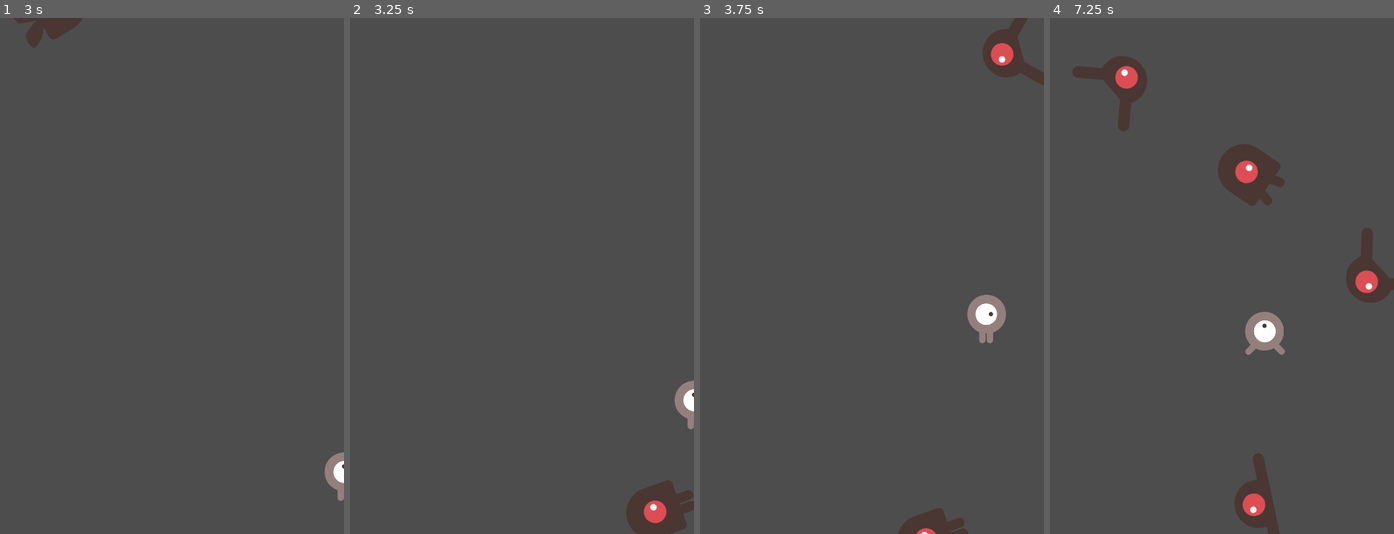
Above: before the commit, frames 1-4 (left to right).
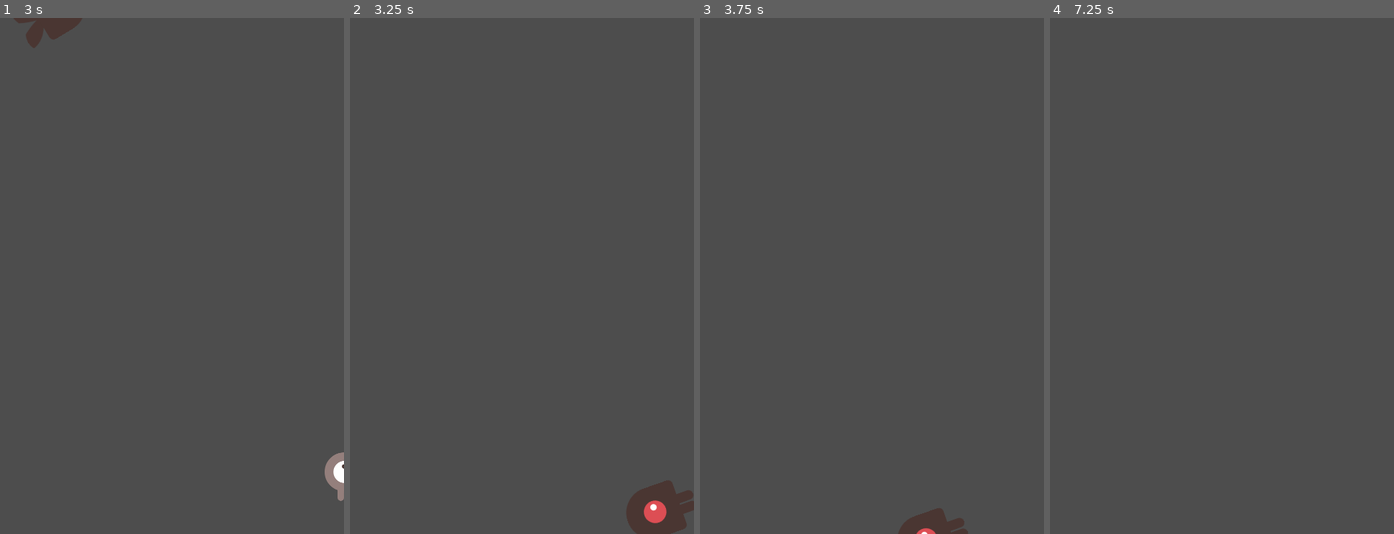
Above: after the commit, the same moments.

Repository: brenoASantana/dodge-the-creeps
Game: Godot game, scene res://main.tscn
Two runs of this game, one before a commit and one after it. Both use one fixed random seed, a clock stepped at 60 frames per second and the inputs below.
Inputs:
- Up to frame 1 (3 s): tap Enter at 0.5 s; hold Right (move_right) 0.53-1.28 s; hold Down (move_down) 1.28-2.03 s; hold Right (move_right) 2.03-2.78 s; hold Up (move_up) from 2.78 s (still down)
- Up to frame 2 (3.25 s): keep holding Up (move_up)
- Up to frame 3 (3.75 s): release Up (move_up) at 3.53 s; hold Left (move_left) from 3.53 s (still down)
- Up to frame 4 (7.25 s): release Left (move_left) at 5.03 s; hold Down (move_down) 5.03-5.78 s; hold Right (move_right) 5.78-6.53 s; hold Up (move_up) from 6.53 s (still down)

Frame 1 is identical in both runs. In frame 2, 0.4% of the frame differs, in the area x 94-100%, y 70-80%; in frame 3, 1.8%; in frame 4, 5.5%, in the area x 6-100%, y 7-100%.

Commit message:
fix: adjust player collision and mob shape

Diff:
--- a/main.gd
+++ b/main.gd
@@ -7,9 +7,8 @@
 func _ready() -> void:
 	new_game()
 
-
 # Called every frame. 'delta' is the elapsed time since the previous frame.
-func _process(delta: float) -> void:
+func _process(_delta: float) -> void:
 	pass
 
 
--- a/mob.gd
+++ b/mob.gd
@@ -8,7 +8,7 @@
 	$AnimatedSprite2D.play()
 
 # Called every frame. 'delta' is the elapsed time since the previous frame.
-func _process(delta: float) -> void:
+func _process(_delta: float) -> void:
 	pass
 
 
--- a/mob.tscn
+++ b/mob.tscn
@@ -44,6 +44,9 @@
 "speed": 3.0
 }]
 
+[sub_resource type="CircleShape2D" id="CircleShape2D_1qmh0"]
+radius = 41.0
+
 [node name="Mob" type="RigidBody2D" unique_id=1849379009]
 collision_mask = 0
 gravity_scale = 0.0
@@ -56,6 +59,7 @@
 animation = &"fly"
 
 [node name="CollisionShape2D" type="CollisionShape2D" parent="." unique_id=1926640624]
+shape = SubResource("CircleShape2D_1qmh0")
 
 [node name="VisibleOnScreenNotifier2D" type="VisibleOnScreenNotifier2D" parent="." unique_id=717469102]
 
--- a/player.gd
+++ b/player.gd
@@ -10,10 +10,9 @@
 	screen_size = get_viewport_rect().size
 	hide()
 
-
 # Called every frame. 'delta' is the elapsed time since the previous frame.
 func _process(delta: float) -> void:
-	var velocity = Vector2.ZERO # the player's movement vector
+	var velocity = Vector2.ZERO # Vetor de movimento do player
 	if Input.is_action_pressed("move_right"):
 		velocity.x += 1
 	if Input.is_action_pressed("move_left"):
@@ -43,7 +42,8 @@
 
 
 func _on_body_entered(body: Node2D) -> void:
-	hide() # player disappears after being hit
+	print("acertou")
+	hide() # Player desaparece após ser atingido
 	hit.emit()
 	# Must be deferred as we can't change physics properties on a physics callback.
 	$CollisionShape2D.set_deferred("disabled", true)
@@ -51,4 +51,4 @@
 func start(pos):
 	position = pos
 	show()
-	$CollisionShape2D.disabled = true
+	$CollisionShape2D.disabled = false
